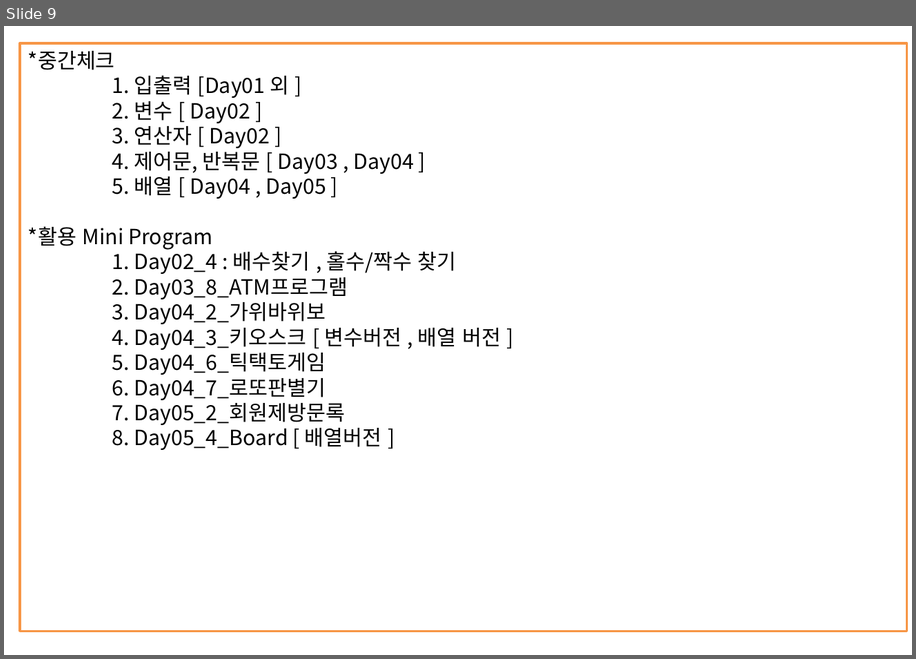
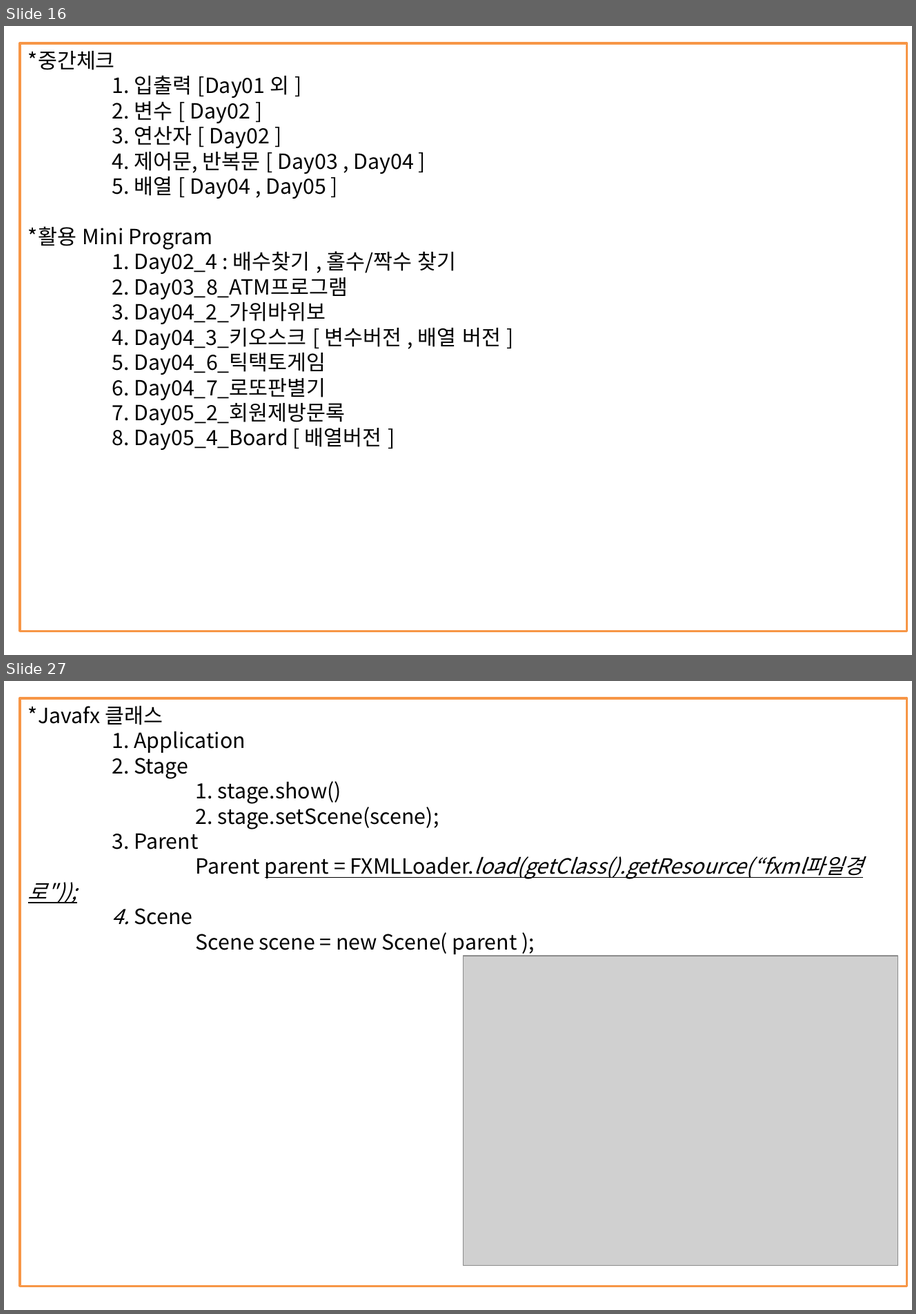
Before and after one commit to kth0027/ezen_kth, a slide deck: Study_Revise/JAVA-PPT/JAVA정리.pptx. Shown one above the other, each under a label of ours: slide 9 before the commit, slides 16 and 27 after it; the slides between them are not shown. The pictures are 916x659 and 916x1314 pixels, drawn with LibreOffice and Linux fonts; fonts in the diff are those of the drawing; grey boxes stand for pictures. Boxes give left, top, right and bottom in pixels: in the first picture for what was removed or moved away, otherwise in the second. Text is boxed around its words. In the diff, an @@ line names an element or a change of style, - is before the commit and + after.

```diff
--- a/Study_Revise/JAVA-PPT/JAVA정리.pptx
+++ b/Study_Revise/JAVA-PPT/JAVA정리.pptx
@@ slide 27 added at [4, 681, 912, 1310], background #FFFFFF @@
@@ rectangle added at [20, 699, 907, 1286], outline #F79646 2 pt, 18 pt, text #000000 @@
+*Javafx 클래스
+1. Application
+2. Stage
+1. stage.show()
+2. stage.setScene(scene);
+3. Parent
+Parent parent = FXMLLoader.load(getClass().getResource(“fxml파일경로"));
+4. Scene
+Scene scene = new Scene( parent );
@@ picture added at [464, 956, 899, 1265] @@
@@ what was slide 9 is now slide 16 @@
```
Also in this commit, not shown: 3 slides changed, 14 other slides added, 1 other file.
